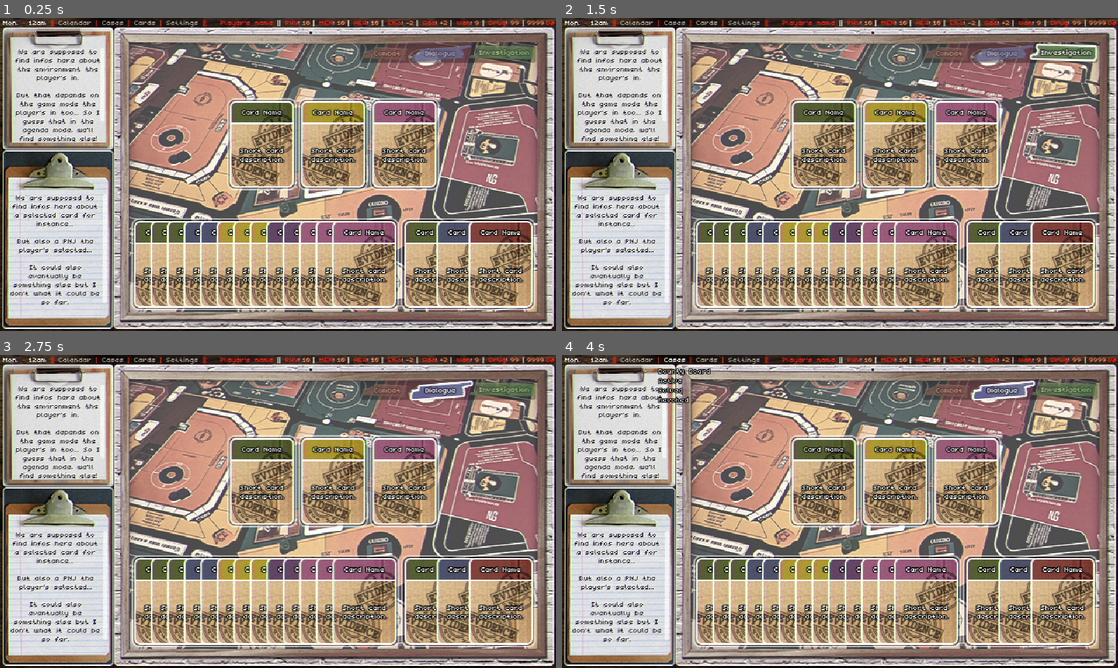
Above: before the commit, frames 1-4 (two rows, left to right).
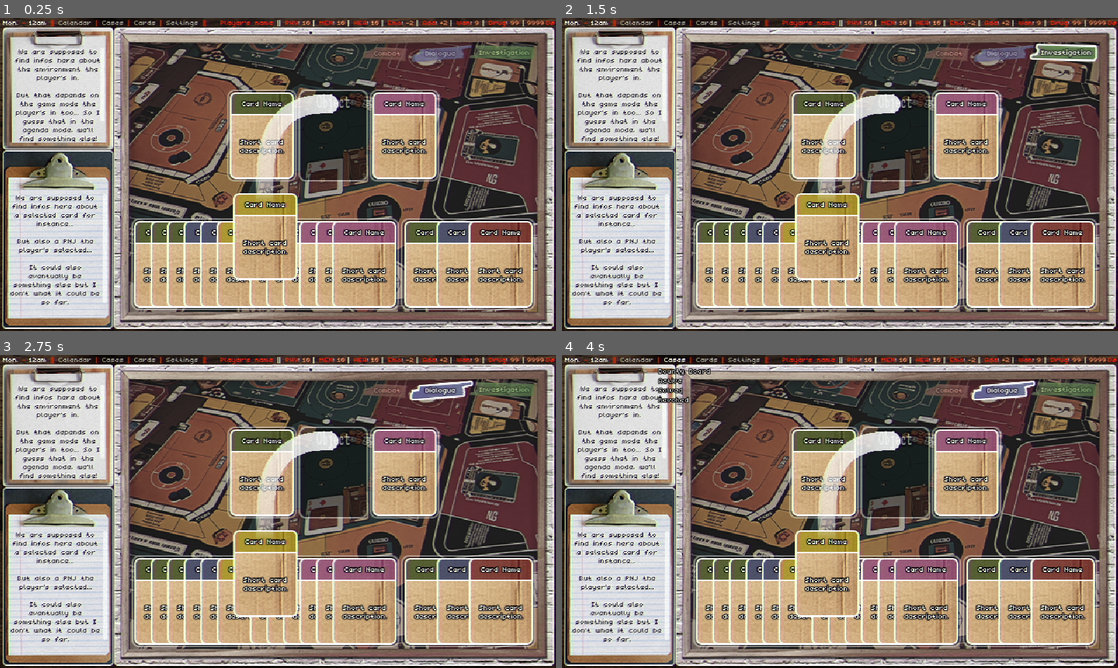
Above: after the commit, the same moments.

Repository: DomestiqueBaston/MY_ROLE_IN_THE_GRAND_SCHEME
Game: Godot game, scene res://SCENES/Interaction.tscn
Two runs of this game, one before a commit and one after it. Both use one fixed random seed, a clock stepped at 60 frames per second and the inputs below. This scene is started directly instead of the project's main scene.
Inputs (mouse positions are in pixels of both pictures, inside the frame that each line leads up to):
- Up to frame 1 (0.25 s): no input
- Up to frame 2 (1.5 s): click (956, 52) at 0.5 s; click (1062, 52) at 1.25 s
- Up to frame 3 (2.75 s): click (444, 389) at 2 s
- Up to frame 4 (4 s): click "Calendar" at 2.75 s; click "Cases" at 3.5 s

The runs differ from the first frame. In frame 1, 46% of the frame differs, in the area x 23-97%, y 7-95%; in frame 2, 46%; in frame 3, 46%; in frame 4, 46%.

Commit message:
About to resume painting... :-)

Diff:
--- a/TESTS/SCENES/Calendar.tscn
+++ b/TESTS/SCENES/Calendar.tscn
@@ -7,6 +7,9 @@
 [ext_resource type="PackedScene" uid="uid://hl8yhfvhjhtn" path="res://SCENES/Top_Bar.tscn" id="5_rli5c"]
 [ext_resource type="PackedScene" uid="uid://bnkco2tyaesue" path="res://SCENES/Shader_Overlay.tscn" id="6_rq134"]
 
+[sub_resource type="RectangleShape2D" id="RectangleShape2D_ppcih"]
+size = Vector2(469, 309)
+
 [node name="Calendar" type="Node2D"]
 script = ExtResource("1_14yya")
 metadata/_edit_lock_ = true
@@ -16,6 +19,15 @@
 centered = false
 metadata/_edit_lock_ = true
 
+[node name="Playground_Collider" type="Area2D" parent="."]
+visible = false
+collision_layer = 16
+collision_mask = 7
+
+[node name="Playground" type="CollisionShape2D" parent="Playground_Collider"]
+position = Vector2(383.5, 183.5)
+shape = SubResource("RectangleShape2D_ppcih")
+
 [node name="Current_Day" type="Node2D" parent="."]
 
 [node name="Week_1" type="Node2D" parent="Current_Day"]
--- a/TESTS/SCENES/Card.tscn
+++ b/TESTS/SCENES/Card.tscn
@@ -10,6 +10,50 @@
 
 [sub_resource type="RectangleShape2D" id="RectangleShape2D_ptib8"]
 size = Vector2(70, 23)
+
+[sub_resource type="Animation" id="Animation_kxf5h"]
+resource_name = "Expand_Card"
+length = 0.33334
+step = 0.0666667
+tracks/0/type = "value"
+tracks/0/imported = false
+tracks/0/enabled = true
+tracks/0/path = NodePath("Card_Mask:frame")
+tracks/0/interp = 1
+tracks/0/loop_wrap = true
+tracks/0/keys = {
+"times": PackedFloat32Array(0, 0.0666663, 0.133333, 0.2, 0.266666),
+"transitions": PackedFloat32Array(1, 1, 1, 1, 1),
+"update": 1,
+"values": [4, 3, 2, 1, 0]
+}
+tracks/1/type = "value"
+tracks/1/imported = false
+tracks/1/enabled = true
+tracks/1/path = NodePath("Card_Mask/Card_BG/Card_Outlines:frame")
+tracks/1/interp = 1
+tracks/1/loop_wrap = true
+tracks/1/keys = {
+"times": PackedFloat32Array(-2.08616e-07, 0.0666663, 0.133333, 0.2, 0.266666),
+"transitions": PackedFloat32Array(1, 1, 1, 1, 1),
+"update": 1,
+"values": [4, 3, 2, 1, 0]
+}
+tracks/2/type = "audio"
+tracks/2/imported = false
+tracks/2/enabled = true
+tracks/2/path = NodePath("FX")
+tracks/2/interp = 1
+tracks/2/loop_wrap = true
+tracks/2/keys = {
+"clips": [{
+"end_offset": 0.0,
+"start_offset": 0.0,
+"stream": ExtResource("7_ofh61")
+}],
+"times": PackedFloat32Array(0.0666667)
+}
+tracks/2/use_blend = true
 
 [sub_resource type="Animation" id="Animation_0x2oy"]
 length = 0.001
@@ -82,50 +126,6 @@
 }
 tracks/2/use_blend = true
 
-[sub_resource type="Animation" id="Animation_kxf5h"]
-resource_name = "Expand_Card"
-length = 0.33334
-step = 0.0666667
-tracks/0/type = "value"
-tracks/0/imported = false
-tracks/0/enabled = true
-tracks/0/path = NodePath("Card_Mask:frame")
-tracks/0/interp = 1
-tracks/0/loop_wrap = true
-tracks/0/keys = {
-"times": PackedFloat32Array(0, 0.0666663, 0.133333, 0.2, 0.266666),
-"transitions": PackedFloat32Array(1, 1, 1, 1, 1),
-"update": 1,
-"values": [4, 3, 2, 1, 0]
-}
-tracks/1/type = "value"
-tracks/1/imported = false
-tracks/1/enabled = true
-tracks/1/path = NodePath("Card_Mask/Card_BG/Card_Outlines:frame")
-tracks/1/interp = 1
-tracks/1/loop_wrap = true
-tracks/1/keys = {
-"times": PackedFloat32Array(-2.08616e-07, 0.0666663, 0.133333, 0.2, 0.266666),
-"transitions": PackedFloat32Array(1, 1, 1, 1, 1),
-"update": 1,
-"values": [4, 3, 2, 1, 0]
-}
-tracks/2/type = "audio"
-tracks/2/imported = false
-tracks/2/enabled = true
-tracks/2/path = NodePath("FX")
-tracks/2/interp = 1
-tracks/2/loop_wrap = true
-tracks/2/keys = {
-"clips": [{
-"end_offset": 0.0,
-"start_offset": 0.0,
-"stream": ExtResource("7_ofh61")
-}],
-"times": PackedFloat32Array(0.0666667)
-}
-tracks/2/use_blend = true
-
 [sub_resource type="AnimationLibrary" id="AnimationLibrary_tcnxd"]
 _data = {
 "Expand_Card": SubResource("Animation_kxf5h"),
@@ -239,7 +239,7 @@
 [node name="Collider" type="Area2D" parent="Card_Mask/Card_BG"]
 visible = false
 collision_layer = 2
-collision_mask = 4
+collision_mask = 12
 metadata/_edit_lock_ = true
 
 [node name="Top_Collider" type="CollisionShape2D" parent="Card_Mask/Card_BG/Collider"]
--- a/TESTS/SCENES/Interaction.tscn
+++ b/TESTS/SCENES/Interaction.tscn
@@ -9,6 +9,17 @@
 [ext_resource type="PackedScene" uid="uid://hl8yhfvhjhtn" path="res://SCENES/Top_Bar.tscn" id="7_2be8g"]
 [ext_resource type="PackedScene" uid="uid://bnkco2tyaesue" path="res://SCENES/Shader_Overlay.tscn" id="8_segon"]
 
+[sub_resource type="RectangleShape2D" id="RectangleShape2D_ks1ii"]
+size = Vector2(469, 309)
+
+[sub_resource type="RectangleShape2D" id="RectangleShape2D_1s0ns"]
+size = Vector2(76, 102)
+
+[sub_resource type="Gradient" id="Gradient_7eyd2"]
+offsets = PackedFloat32Array(0, 0.1, 0.9)
+colors = PackedColorArray(1, 1, 1, 0, 1, 1, 1, 0.498039, 1, 1, 1, 0.870588)
+metadata/_snap_enabled = true
+
 [node name="Interaction" type="Node2D"]
 script = ExtResource("1_3musi")
 metadata/_edit_lock_ = true
@@ -18,11 +29,37 @@
 centered = false
 metadata/_edit_lock_ = true
 
+[node name="Playground_Collider" type="Area2D" parent="."]
+visible = false
+collision_layer = 16
+collision_mask = 7
+
+[node name="Playground" type="CollisionShape2D" parent="Playground_Collider"]
+position = Vector2(383.5, 183.5)
+shape = SubResource("RectangleShape2D_ks1ii")
+
+[node name="Card_Colliders" type="Area2D" parent="."]
+visible = false
+collision_layer = 8
+collision_mask = 2
+
+[node name="Interaction" type="CollisionShape2D" parent="Card_Colliders"]
+position = Vector2(301, 135)
+shape = SubResource("RectangleShape2D_1s0ns")
+
+[node name="Object" type="CollisionShape2D" parent="Card_Colliders"]
+position = Vector2(383, 135)
+shape = SubResource("RectangleShape2D_1s0ns")
+
+[node name="Abstract" type="CollisionShape2D" parent="Card_Colliders"]
+position = Vector2(465, 135)
+shape = SubResource("RectangleShape2D_1s0ns")
+
 [node name="TMP" type="Node2D" parent="."]
 metadata/_edit_lock_ = true
 
 [node name="Card1" parent="TMP" instance=ExtResource("3_iytka")]
-position = Vector2(264, 95)
+position = Vector2(264, 85)
 
 [node name="Combat" parent="TMP/Card1/Card_Mask/Card_BG/Card_Color" index="0"]
 visible = false
@@ -30,8 +67,12 @@
 [node name="Investigation" parent="TMP/Card1/Card_Mask/Card_BG/Card_Color" index="1"]
 visible = true
 
+[node name="Carte_Evidence" parent="TMP/Card1/Card_Mask/Card_BG" index="1"]
+visible = false
+
 [node name="Card2" parent="TMP" instance=ExtResource("3_iytka")]
-position = Vector2(346, 95)
+visible = false
+position = Vector2(346, 85)
 
 [node name="Combat" parent="TMP/Card2/Card_Mask/Card_BG/Card_Color" index="0"]
 visible = false
@@ -39,14 +80,20 @@
 [node name="Yellow" parent="TMP/Card2/Card_Mask/Card_BG/Card_Color" index="4"]
 visible = true
 
+[node name="Carte_Evidence" parent="TMP/Card2/Card_Mask/Card_BG" index="1"]
+visible = false
+
 [node name="Card3" parent="TMP" instance=ExtResource("3_iytka")]
-position = Vector2(428, 95)
+position = Vector2(428, 85)
 
 [node name="Combat" parent="TMP/Card3/Card_Mask/Card_BG/Card_Color" index="0"]
 visible = false
 
 [node name="Abstract" parent="TMP/Card3/Card_Mask/Card_BG/Card_Color" index="3"]
 visible = true
+
+[node name="Carte_Evidence" parent="TMP/Card3/Card_Mask/Card_BG" index="1"]
+visible = false
 
 [node name="Card17" parent="TMP" instance=ExtResource("3_iytka")]
 position = Vector2(465, 233)
@@ -57,6 +104,9 @@
 [node name="Investigation" parent="TMP/Card17/Card_Mask/Card_BG/Card_Color" index="1"]
 visible = true
 
+[node name="Carte_Evidence" parent="TMP/Card17/Card_Mask/Card_BG" index="1"]
+visible = false
+
 [node name="Card18" parent="TMP" instance=ExtResource("3_iytka")]
 position = Vector2(502, 233)
 
@@ -66,9 +116,15 @@
 [node name="Dialogue" parent="TMP/Card18/Card_Mask/Card_BG/Card_Color" index="2"]
 visible = true
 
+[node name="Carte_Evidence" parent="TMP/Card18/Card_Mask/Card_BG" index="1"]
+visible = false
+
 [node name="Card19" parent="TMP" instance=ExtResource("3_iytka")]
 position = Vector2(539, 233)
 
+[node name="Carte_Evidence" parent="TMP/Card19/Card_Mask/Card_BG" index="1"]
+visible = false
+
 [node name="Card4" parent="TMP" instance=ExtResource("3_iytka")]
 position = Vector2(154, 233)
 
@@ -78,6 +134,9 @@
 [node name="Investigation" parent="TMP/Card4/Card_Mask/Card_BG/Card_Color" index="1"]
 visible = true
 
+[node name="Carte_Evidence" parent="TMP/Card4/Card_Mask/Card_BG" index="1"]
+visible = false
+
 [node name="Card5" parent="TMP" instance=ExtResource("3_iytka")]
 position = Vector2(173, 233)
 
@@ -87,6 +146,9 @@
 [node name="Investigation" parent="TMP/Card5/Card_Mask/Card_BG/Card_Color" index="1"]
 visible = true
 
+[node name="Carte_Evidence" parent="TMP/Card5/Card_Mask/Card_BG" index="1"]
+visible = false
+
 [node name="Card6" parent="TMP" instance=ExtResource("3_iytka")]
 position = Vector2(192, 233)
 
@@ -96,6 +158,9 @@
 [node name="Investigation" parent="TMP/Card6/Card_Mask/Card_BG/Card_Color" index="1"]
 visible = true
 
+[node name="Carte_Evidence" parent="TMP/Card6/Card_Mask/Card_BG" index="1"]
+visible = false
+
 [node name="Card7" parent="TMP" instance=ExtResource("3_iytka")]
 position = Vector2(211, 233)
 
@@ -105,6 +170,9 @@
 [node name="Dialogue" parent="TMP/Card7/Card_Mask/Card_BG/Card_Color" index="2"]
 visible = true
 
+[node name="Carte_Evidence" parent="TMP/Card7/Card_Mask/Card_BG" index="1"]
+visible = false
+
 [node name="Card8" parent="TMP" instance=ExtResource("3_iytka")]
 position = Vector2(230, 233)
 
@@ -114,6 +182,9 @@
 [node name="Dialogue" parent="TMP/Card8/Card_Mask/Card_BG/Card_Color" index="2"]
 visible = true
 
+[node name="Carte_Evidence" parent="TMP/Card8/Card_Mask/Card_BG" index="1"]
+visible = false
+
 [node name="Card9" parent="TMP" instance=ExtResource("3_iytka")]
 position = Vector2(249, 233)
 
@@ -123,14 +194,8 @@
 [node name="Yellow" parent="TMP/Card9/Card_Mask/Card_BG/Card_Color" index="4"]
 visible = true
 
-[node name="Card10" parent="TMP" instance=ExtResource("3_iytka")]
-position = Vector2(268, 233)
-
-[node name="Combat" parent="TMP/Card10/Card_Mask/Card_BG/Card_Color" index="0"]
-visible = false
-
-[node name="Yellow" parent="TMP/Card10/Card_Mask/Card_BG/Card_Color" index="4"]
-visible = true
+[node name="Carte_Evidence" parent="TMP/Card9/Card_Mask/Card_BG" index="1"]
+visible = false
 
 [node name="Card11" parent="TMP" instance=ExtResource("3_iytka")]
 position = Vector2(287, 233)
@@ -141,6 +206,9 @@
 [node name="Yellow" parent="TMP/Card11/Card_Mask/Card_BG/Card_Color" index="4"]
 visible = true
 
+[node name="Carte_Evidence" parent="TMP/Card11/Card_Mask/Card_BG" index="1"]
+visible = false
+
 [node name="Card12" parent="TMP" instance=ExtResource("3_iytka")]
 position = Vector2(306, 233)
 
@@ -150,6 +218,9 @@
 [node name="Violet" parent="TMP/Card12/Card_Mask/Card_BG/Card_Color" index="5"]
 visible = true
 
+[node name="Carte_Evidence" parent="TMP/Card12/Card_Mask/Card_BG" index="1"]
+visible = false
+
 [node name="Card13" parent="TMP" instance=ExtResource("3_iytka")]
 position = Vector2(325, 233)
 
@@ -159,6 +230,9 @@
 [node name="Violet" parent="TMP/Card13/Card_Mask/Card_BG/Card_Color" index="5"]
 visible = true
 
+[node name="Carte_Evidence" parent="TMP/Card13/Card_Mask/Card_BG" index="1"]
+visible = false
+
 [node name="Card14" parent="TMP" instance=ExtResource("3_iytka")]
 position = Vector2(344, 233)
 
@@ -168,6 +242,9 @@
 [node name="Abstract" parent="TMP/Card14/Card_Mask/Card_BG/Card_Color" index="3"]
 visible = true
 
+[node name="Carte_Evidence" parent="TMP/Card14/Card_Mask/Card_BG" index="1"]
+visible = false
+
 [node name="Card15" parent="TMP" instance=ExtResource("3_iytka")]
 position = Vector2(363, 233)
 
@@ -177,6 +254,9 @@
 [node name="Abstract" parent="TMP/Card15/Card_Mask/Card_BG/Card_Color" index="3"]
 visible = true
 
+[node name="Carte_Evidence" parent="TMP/Card15/Card_Mask/Card_BG" index="1"]
+visible = false
+
 [node name="Card16" parent="TMP" instance=ExtResource("3_iytka")]
 position = Vector2(382, 233)
 
@@ -185,6 +265,30 @@
 
 [node name="Abstract" parent="TMP/Card16/Card_Mask/Card_BG/Card_Color" index="3"]
 visible = true
+
+[node name="Carte_Evidence" parent="TMP/Card16/Card_Mask/Card_BG" index="1"]
+visible = false
+
+[node name="Card10" parent="TMP" instance=ExtResource("3_iytka")]
+position = Vector2(268, 201)
+
+[node name="Combat" parent="TMP/Card10/Card_Mask/Card_BG/Card_Color" index="0"]
+visible = false
+
+[node name="Yellow" parent="TMP/Card10/Card_Mask/Card_BG/Card_Color" index="4"]
+visible = true
+
+[node name="Carte_Evidence" parent="TMP/Card10/Card_Mask/Card_BG" index="1"]
+visible = false
+
+[node name="Line2D" type="Line2D" parent="TMP"]
+position = Vector2(0, -19.3151)
+scale = Vector2(1, 1.08219)
+points = PackedVector2Array(304, 215, 304, 196, 305, 175, 308, 156, 311, 146, 315, 137, 321, 129, 328, 122, 336, 117, 345, 113, 356, 110, 368, 109, 379, 109)
+width = 20.0
+gradient = SubResource("Gradient_7eyd2")
+end_cap_mode = 2
+antialiased = true
 
 [node name="Top_Left_Info" parent="." instance=ExtResource("4_j313n")]
 metadata/_edit_lock_ = true
--- a/TESTS/SCENES/Pin.tscn
+++ b/TESTS/SCENES/Pin.tscn
@@ -24,7 +24,7 @@
 [node name="Collider" type="Area2D" parent="."]
 visible = false
 collision_layer = 4
-collision_mask = 2
+collision_mask = 18
 
 [node name="Pin" type="CollisionShape2D" parent="Collider"]
 position = Vector2(4, 4)
--- a/TESTS/SCENES/Quest.tscn
+++ b/TESTS/SCENES/Quest.tscn
@@ -13,6 +13,9 @@
 [ext_resource type="PackedScene" uid="uid://cmdruf4bxouoa" path="res://SCENES/Pin.tscn" id="10_13y24"]
 [ext_resource type="PackedScene" uid="uid://bnkco2tyaesue" path="res://SCENES/Shader_Overlay.tscn" id="11_c2c0c"]
 
+[sub_resource type="RectangleShape2D" id="RectangleShape2D_lenic"]
+size = Vector2(469, 309)
+
 [node name="Quest" type="Node2D"]
 script = ExtResource("1_sqsbj")
 metadata/_edit_lock_ = true
@@ -21,6 +24,15 @@
 texture = ExtResource("1_5t8kf")
 centered = false
 metadata/_edit_lock_ = true
+
+[node name="Playground_Collider" type="Area2D" parent="."]
+visible = false
+collision_layer = 16
+collision_mask = 7
+
+[node name="Playground" type="CollisionShape2D" parent="Playground_Collider"]
+position = Vector2(383.5, 183.5)
+shape = SubResource("RectangleShape2D_lenic")
 
 [node name="TMP" type="Node2D" parent="."]
 metadata/_edit_lock_ = true
--- a/TESTS/project.godot
+++ b/TESTS/project.godot
@@ -38,6 +38,8 @@
 2d_physics/layer_1="Mouse"
 2d_physics/layer_2="Card_Top"
 2d_physics/layer_3="Pin"
+2d_physics/layer_4="Card_Detector"
+2d_physics/layer_5="Playground"
 
 [rendering]
 
Binary file changed: TESTS/GRAPHICS/INTERACTION/Interaction_BG.png
Not shown: 1 places in TESTS/SCENES/Calendar.tscn that only renumber resources
Not shown: 2 places in TESTS/SCENES/Interaction.tscn that only renumber resources
Not shown: 1 places in TESTS/SCENES/Quest.tscn that only renumber resources
